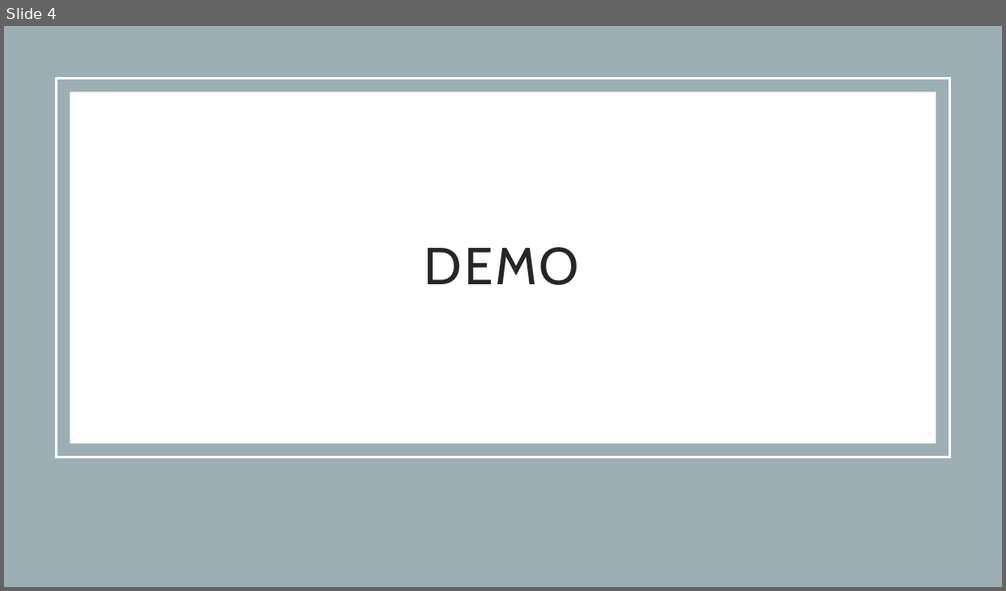
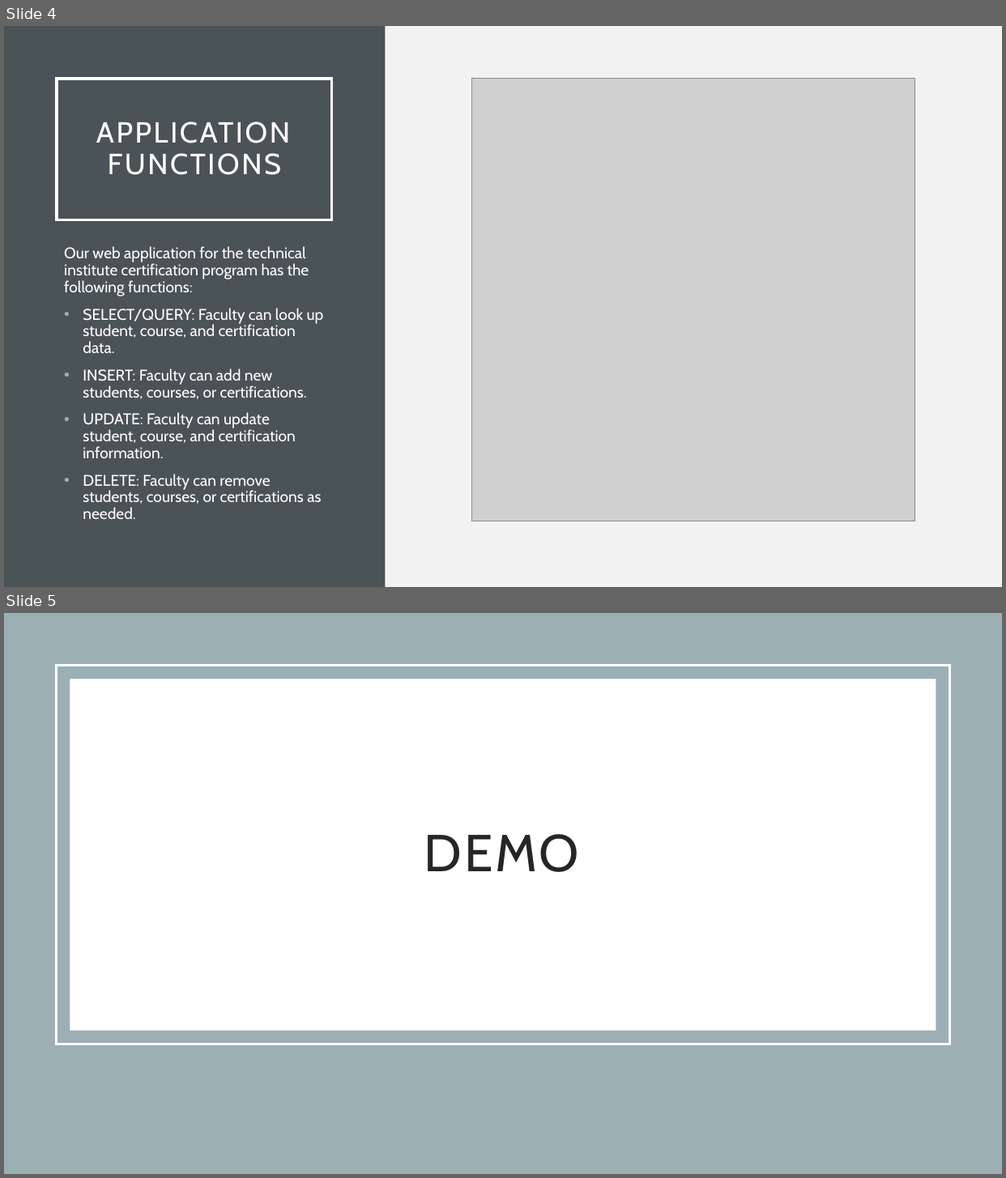
Before and after one commit to anomelette/itmd422-523-project, a slide deck: src/main/resources/presentation/FinalPresentation.pptx. Shown one above the other, each under a label of ours: slide 4 before the commit, slides 4 and 5 after it. The pictures are 1006x591 and 1006x1178 pixels, drawn with LibreOffice and Linux fonts; fonts in the diff are those of the drawing; grey boxes stand for pictures. Boxes give left, top, right and bottom in pixels: in the first picture for what was removed or moved away, otherwise in the second. Text is boxed around its words. In the diff, an @@ line names an element or a change of style, - is before the commit and + after.

Commit message:
Updated the final presentation
I revised the final presentation to add an "Application Functions" slide.

```diff
--- a/src/main/resources/presentation/FinalPresentation.pptx
+++ b/src/main/resources/presentation/FinalPresentation.pptx
@@ slide 4 added at box(4, 26, 1002, 587), background #F2F2F2 @@
@@ rectangle added at box(4, 26, 385, 587), fill #4A5356 @@
@@ title added at box(57, 79, 332, 220), outline #FFFFFF 2.5 pt, 28 pt, text #FFFFFF @@
+APPLICATION FUNCTIONS
@@ picture added at box(472, 79, 915, 522) @@
@@ text added at box(64, 246, 324, 519), 15 pt, text #FFFFFF @@
+Our web application for the technical institute certification program has the following functions:
+• SELECT/QUERY: Faculty can look up student, course, and certification data.
+• INSERT: Faculty can add new students, courses, or certifications.
+• UPDATE: Faculty can update student, course, and certification information.
+• DELETE: Faculty can remove students, courses, or certifications as needed.
@@ what was slide 4 is now slide 5 @@
```
